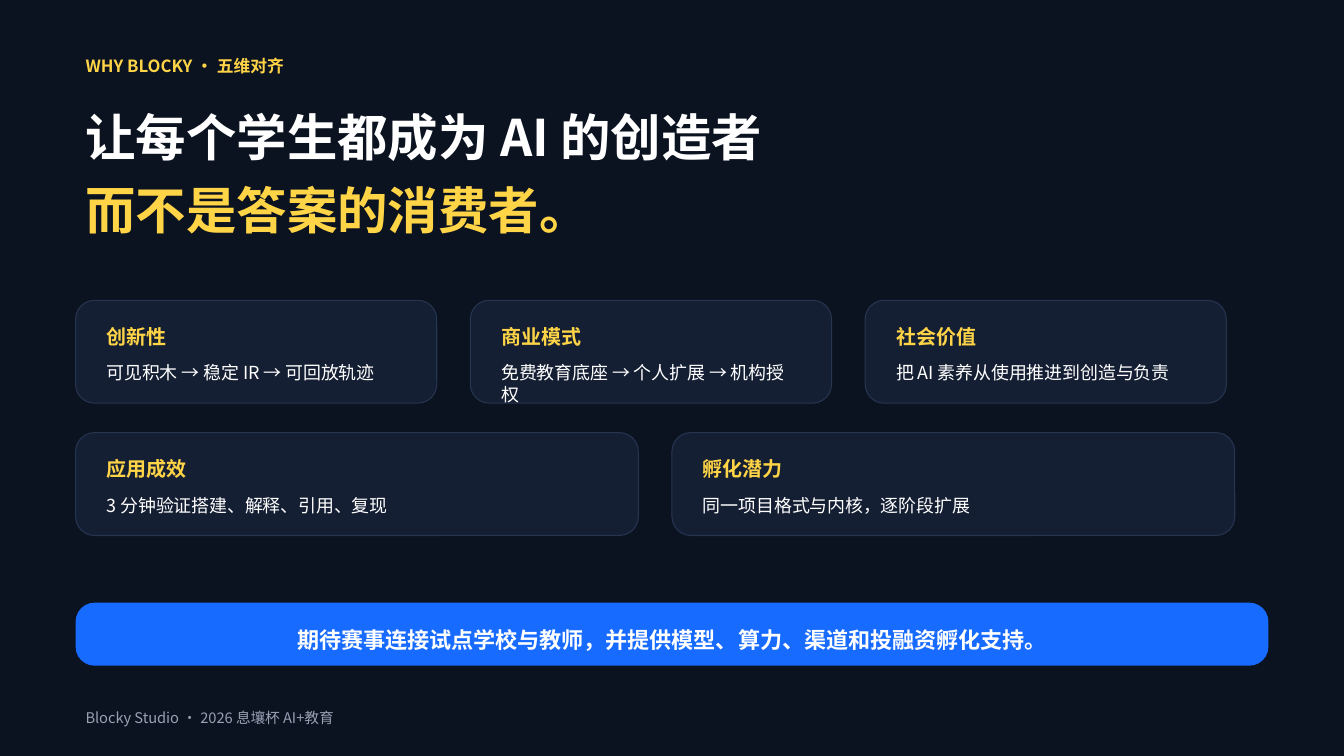
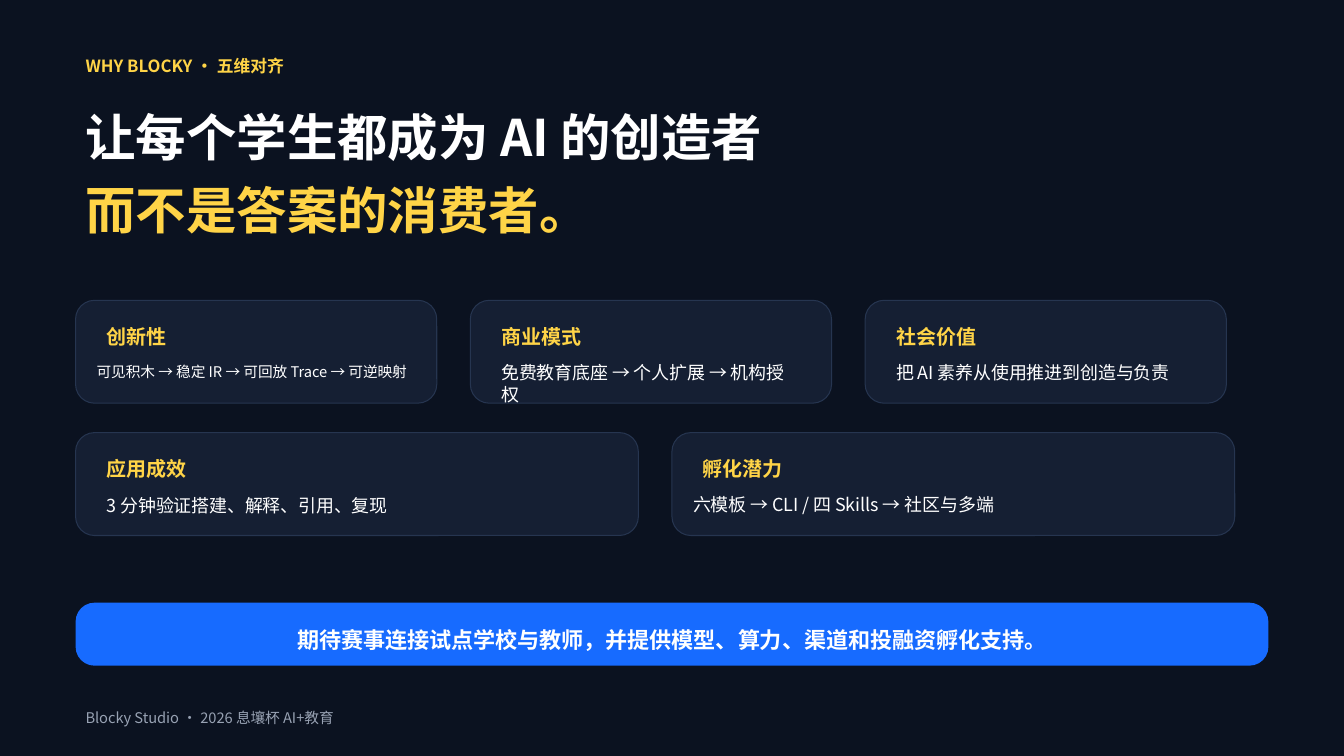
Before and after one commit to q2955161835-debug/Blocky-AI, a slide deck: slide 14 of PPT与商业计划书/Blocky-Studio-息壤杯-AI+教育.pptx. Drawn at 1344x756 pixels with LibreOffice and Linux fonts; fonts in the diff are those of the drawing. Boxes give left, top, right and bottom in pixels: in the first picture for what was removed or moved away, otherwise in the second. Text is boxed around its words. In the diff, an @@ line names an element or a change of style, - is before the commit and + after.

```diff
--- a/PPT与商业计划书/Blocky-Studio-息壤杯-AI+教育.pptx
+++ b/PPT与商业计划书/Blocky-Studio-息壤杯-AI+教育.pptx
@@ text "可见积木 → 稳定 IR → ..." at (97, 364, 406, 379): vertical alignment top to middle @@
@@ text at (97, 364, 406, 379): text changed; size 12.8 to 10.4 pt @@
-可见积木 → 稳定 IR → 可回放轨迹
+可见积木 → 稳定 IR → 可回放 Trace → 可逆映射
@@ text "六模板 → CLI / 四 ..." at (693, 496, 994, 513): vertical alignment top to middle @@
@@ text at (693, 496, 994, 513): text changed @@
-同一项目格式与内核，逐阶段扩展
+六模板 → CLI / 四 Skills → 社区与多端
```
Also in this commit, not shown: 4 other slides changed, 1 slide added, 1 slide removed, 1 other file.
